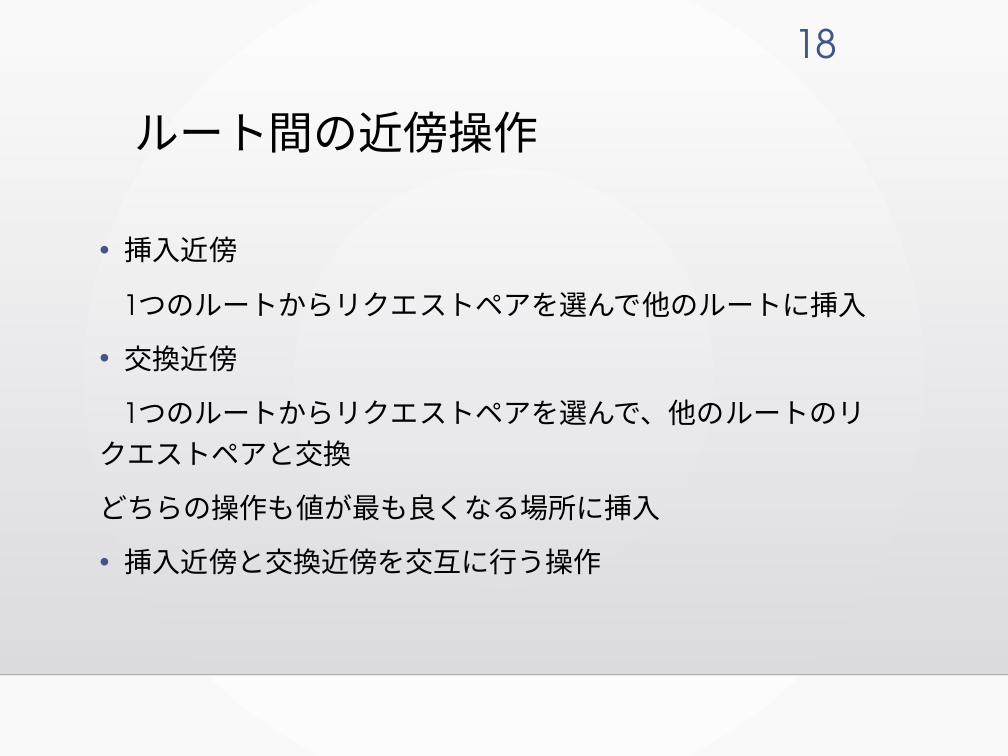
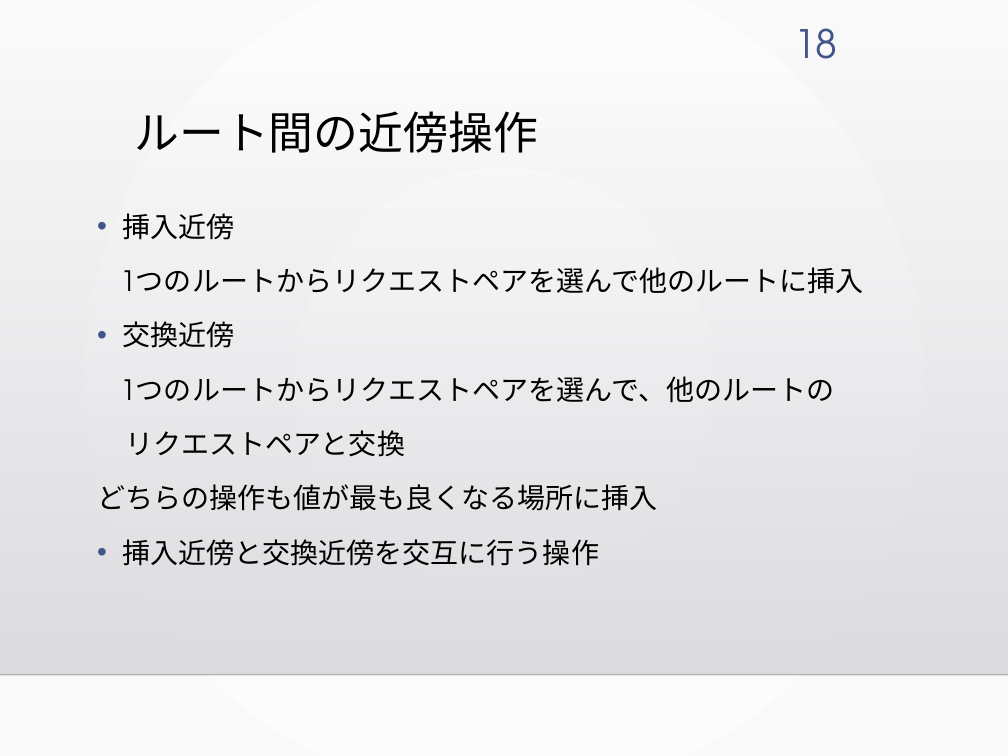
Before and after one commit to kotaro400/DARP, a slide deck: slide 18 of 卒論発表_10分用.pptx. Drawn at 1008x756 pixels with LibreOffice and Linux fonts; fonts in the diff are those of the drawing; background and template pictures are left out. Boxes give left, top, right and bottom in pixels: in the first picture for what was removed or moved away, otherwise in the second. Text is boxed around its words. In the diff, an @@ line names an element or a change of style, - is before the commit and + after.

```diff
--- a/卒論発表_10分用.pptx
+++ b/卒論発表_10分用.pptx
@@ text "挿入近傍": place and size @@
-text "挿入近傍" at (100, 236, 866, 575)
+text "挿入近傍" at (97, 213, 863, 566)
@@ text at (120, 376, 834, 457): text changed @@
-1つのルートからリクエストペアを選んで、他のルートのリクエストペアと交換
+1つのルートからリクエストペアを選んで、他のルートの
+リクエストペアと交換
```
Also in this commit, not shown: 1 other slide changed.
